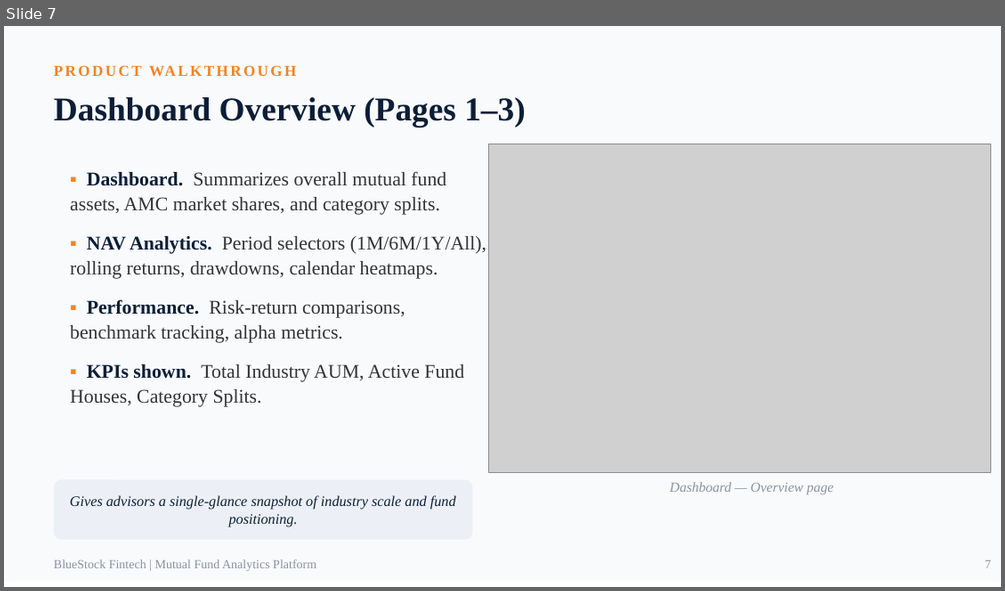
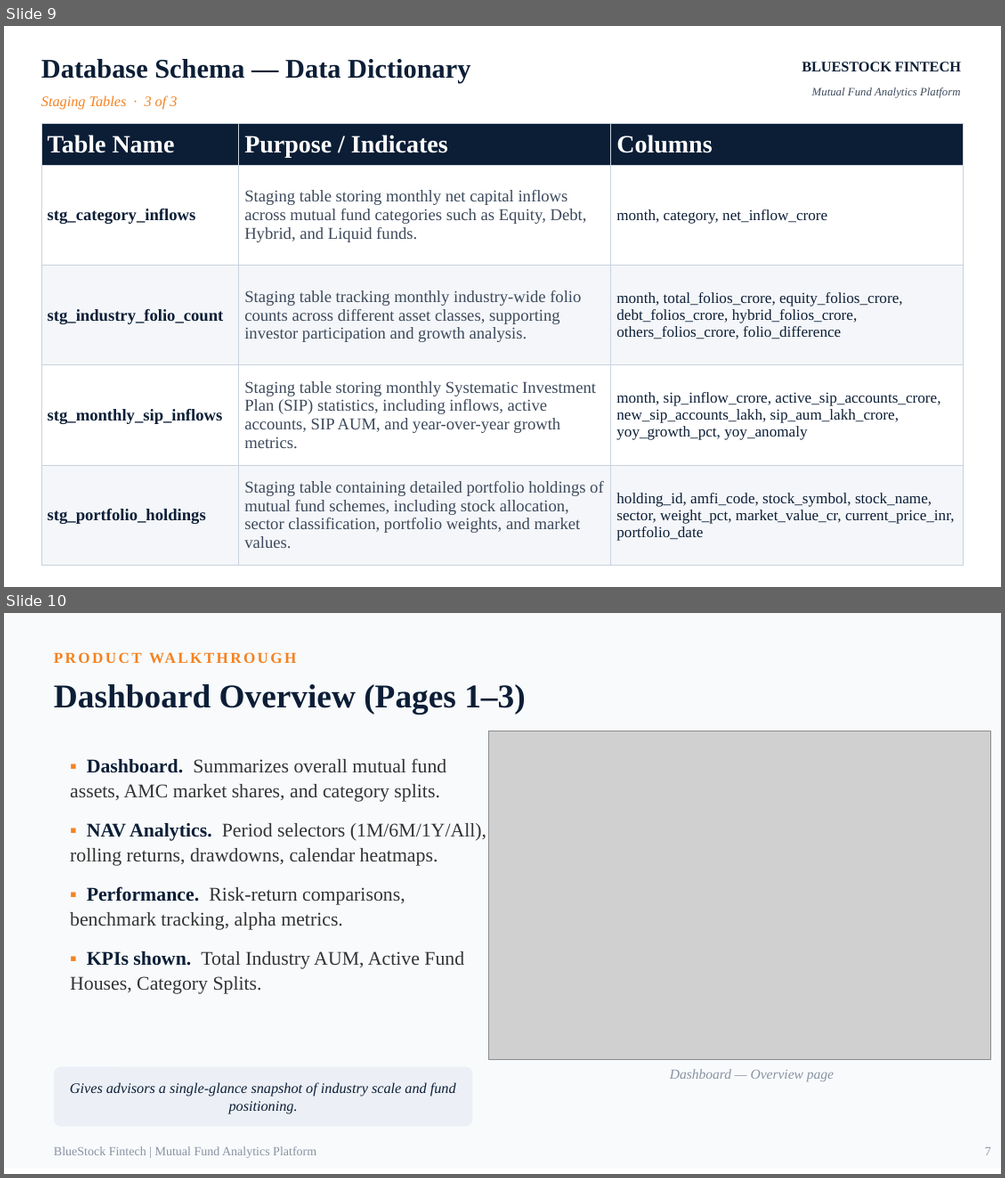
Before and after one commit to mohamadzuheer6-gif/MutualFundAnalytics, a slide deck: reports/presentation.pptx. Shown one above the other, each under a label of ours: slide 7 before the commit, slides 9 and 10 after it. The pictures are 1005x591 and 1005x1178 pixels, drawn with LibreOffice and Linux fonts; fonts in the diff are those of the drawing; grey boxes stand for pictures. Boxes give left, top, right and bottom in pixels: in the first picture for what was removed or moved away, otherwise in the second. Text is boxed around its words. In the diff, an @@ line names an element or a change of style, - is before the commit and + after.

```diff
--- a/reports/presentation.pptx
+++ b/reports/presentation.pptx
@@ slide 9 added at box(4, 26, 1001, 587), background #FFFFFF @@
@@ text added at box(41, 59, 470, 84), 19.5 pt, text #0C1E36, bold @@
+Database Schema — Data Dictionary
@@ text added at box(801, 62, 961, 71), 10.5 pt, text #0C1E36, bold @@
+BLUESTOCK FINTECH
@@ text added at box(41, 95, 177, 110), 10.5 pt, text #F58220, italic @@
+Staging Tables · 3 of 3
@@ text added at box(812, 87, 961, 98), 8.2 pt, text #3D4A5C, italic @@
+Mutual Fund Analytics Platform
@@ table added at box(42, 123, 964, 564), 5 rows, 3 columns @@
+Table Name | Purpose / Indicates | Columns
+stg_category_inflows | Staging table storing monthly net capital inflows across mutual fund categories such as Equity, Debt, Hybrid, and Liquid funds. | month, category, net_inflow_crore
+stg_industry_folio_count | Staging table tracking monthly industry-wide folio counts across different asset classes, supporting investor participation and growth analysis. | month, total_folios_crore, equity_folios_crore, debt_folios_crore, hybrid_folios_crore, others_folios_crore, folio_difference
+stg_monthly_sip_inflows | Staging table storing monthly Systematic Investment Plan (SIP) statistics, including inflows, active accounts, SIP AUM, and year-over-year growth metrics. | month, sip_inflow_crore, active_sip_accounts_crore, new_sip_accounts_lakh, sip_aum_lakh_crore, yoy_growth_pct, yoy_anomaly
+stg_portfolio_holdings | Staging table containing detailed portfolio holdings of mutual fund schemes, including stock allocation, sector classification, portfolio weights, and market values. | holding_id, amfi_code, stock_symbol, stock_name, sector, weight_pct, market_value_cr, current_price_inr, portfolio_date
@@ what was slide 7 is now slide 10 @@
```
Also in this commit, not shown: 1 slide changed, 2 other slides added, 1 other file.
